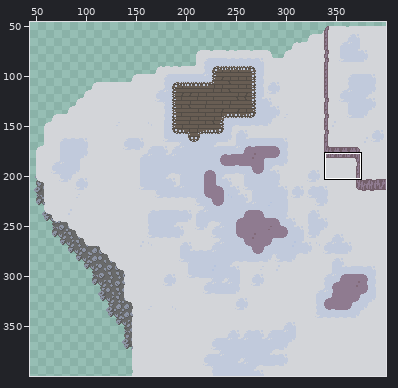
Sprite sheet, stored at cloud titan/tiles/tiled/r_0_0/r_0_0_full_scale.png. The first picture is a wide view before the edit; the outline marks the close-up.
Close-up. As it was:
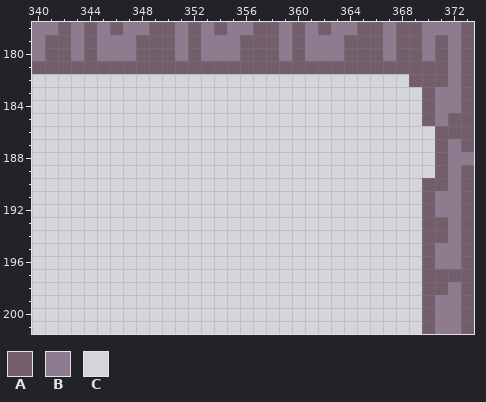
The file is 400x400 pixels. Shown: x 340..373, y 178..201. The wide view leaves out empty margins.
Palette (. is transparent): A #735f6b  B #8f7b90  C #d3d5d9
Pixels before, first column x 340:
178 BBABABABBAABABABBAABABABBAABAABBBA
179 BAABABBBAAABABBBAAABABBBAAABAABABA
180 BAABABBBAAABABBBAAABABBBAAABAABABA
181 AAAAAAAAAAAAAAAAAAAAAAAAAAAAAAAABA
182 CCCCCCCCCCCCCCCCCCCCCCCCCCCCCAAABA
183 CCCCCCCCCCCCCCCCCCCCCCCCCCCCCCABBA
184 CCCCCCCCCCCCCCCCCCCCCCCCCCCCCCABBA
185 CCCCCCCCCCCCCCCCCCCCCCCCCCCCCCABAA
186 CCCCCCCCCCCCCCCCCCCCCCCCCCCCCCCAAA
187 CCCCCCCCCCCCCCCCCCCCCCCCCCCCCCCABA
188 CCCCCCCCCCCCCCCCCCCCCCCCCCCCCCCABB
189 CCCCCCCCCCCCCCCCCCCCCCCCCCCCCCCABA
190 CCCCCCCCCCCCCCCCCCCCCCCCCCCCCCAABA
191 CCCCCCCCCCCCCCCCCCCCCCCCCCCCCCABBA
192 CCCCCCCCCCCCCCCCCCCCCCCCCCCCCCABBA
193 CCCCCCCCCCCCCCCCCCCCCCCCCCCCCCAABA
194 CCCCCCCCCCCCCCCCCCCCCCCCCCCCCCAABA
195 CCCCCCCCCCCCCCCCCCCCCCCCCCCCCCABBA
196 CCCCCCCCCCCCCCCCCCCCCCCCCCCCCCABBA
197 CCCCCCCCCCCCCCCCCCCCCCCCCCCCCCAAAA
198 CCCCCCCCCCCCCCCCCCCCCCCCCCCCCCAABA
199 CCCCCCCCCCCCCCCCCCCCCCCCCCCCCCABBA
200 CCCCCCCCCCCCCCCCCCCCCCCCCCCCCCABBA
201 CCCCCCCCCCCCCCCCCCCCCCCCCCCCCCABBA
New version:
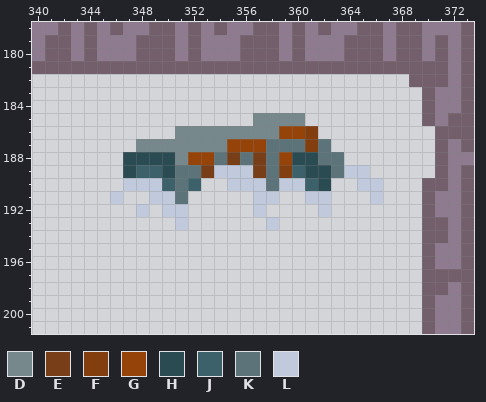
Colours new in this view: D #77888c  E #773e18  F #823e0f  G #96430a  H #2b4b53  J #3c616b  K #5c7379  L #c1cadc
From the commit log: drone prop done
Diff:
Colour D replaces colour C in row 185 at x 357 to 360; in row 186 at x 351 to 358; in row 187 at x 348 to 354; in row 188 at x 351.
Colour E replaces colour C in row 188 at x 355 and 357; in row 189 at x 353 and 357.
Colour F replaces colour C in rows 186 to 187 at x 361; in row 189 at x 359.
Colour G replaces colour C in row 186 at x 359 to 360; in row 187 at x 355 to 357; in row 188 at x 352 to 353 and 359.
Colour H replaces colour C in row 188 at x 347 to 350 and 360 to 361; in row 189 at x 347, 350 and 361 to 362; in row 190 at x 362.
Colour J replaces colour C in row 189 at x 348 to 349 and 360; in row 190 at x 350, 352 and 361.
Colour K replaces colour C in row 187 at x 358 to 360 and 362; in row 188 at x 354, 356, 358 and 362 to 363; in row 189 at x 351 to 352, 358 and 363; in row 190 at x 351 and 358; in row 191 at x 351.
Colour L replaces colour C in row 189 at x 354 to 356 and 364 to 365; in row 190 at x 347 to 349, 355 to 357, 359 to 360 and 365 to 366; in row 191 at x 346, 349 to 350, 357 to 358, 361 to 362 and 366; in row 192 at x 348, 350 to 351, 357 and 362; in row 193 at x 351 and 358.
